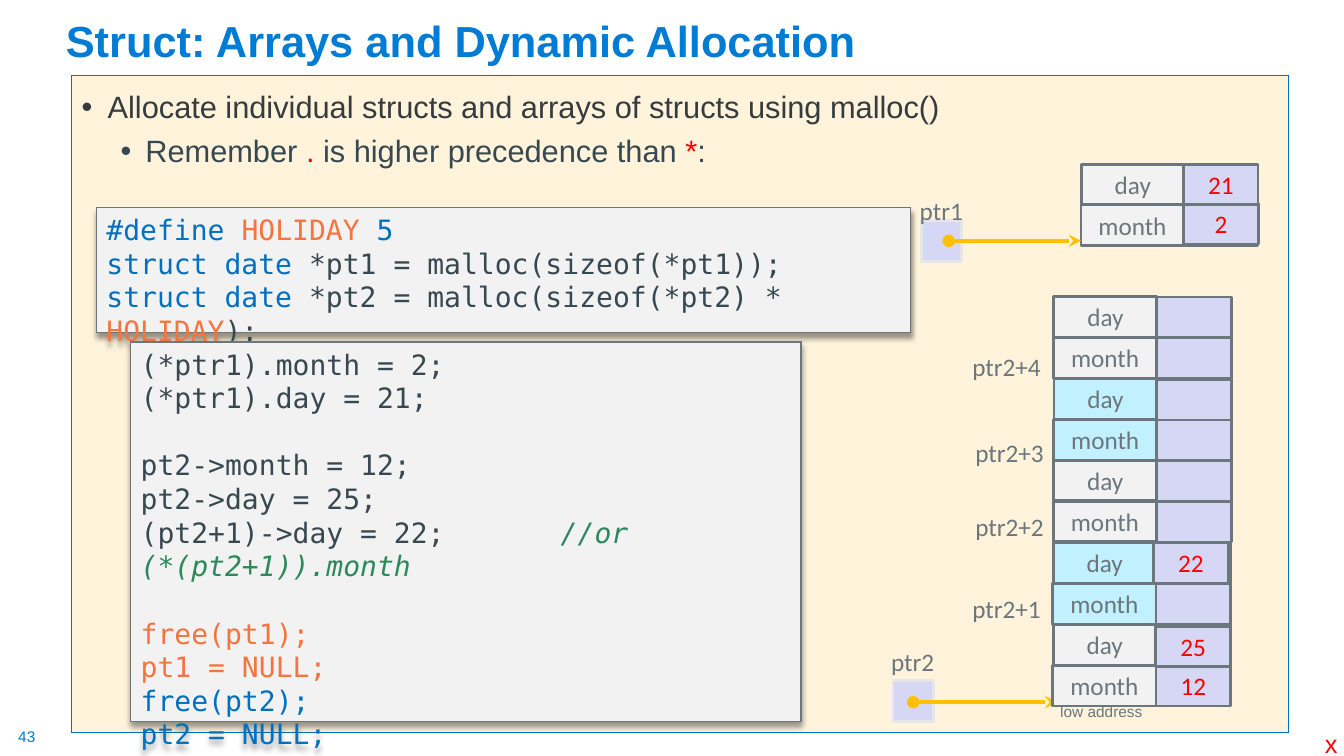
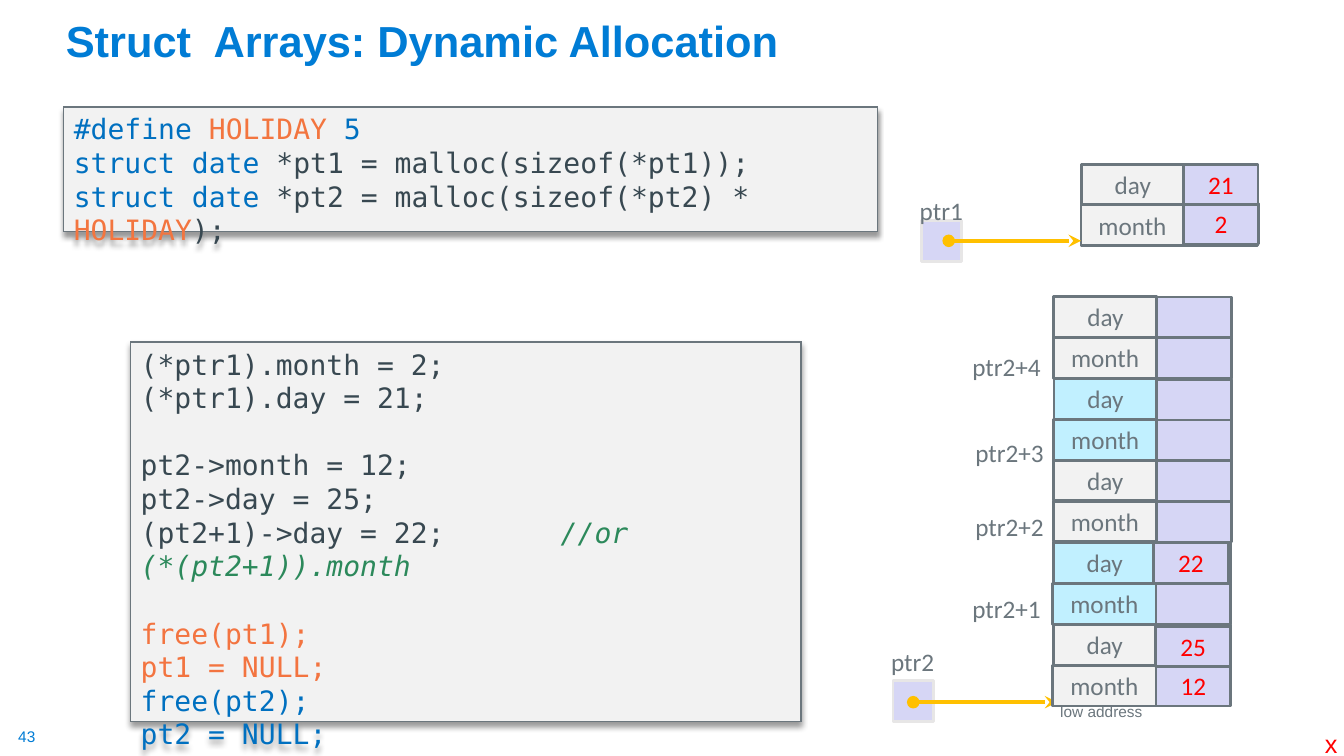
Before and after one commit to cse30-sp24/Muller-Slides, a slide deck: slide 43 of Lecture-8.pptx. Drawn at 1344x756 pixels with LibreOffice and Linux fonts; fonts in the diff are those of the drawing. Boxes give left, top, right and bottom in pixels: in the first picture for what was removed or moved away, otherwise in the second. Text is boxed around its words. In the diff, an @@ line names an element or a change of style, - is before the commit and + after.

```diff
--- a/Lecture-8.pptx
+++ b/Lecture-8.pptx
@@ title at (66,25,779,65): text changed @@
-Struct: Arrays and Dynamic Allocation
+Struct Arrays: Dynamic Allocation
@@ text removed at (72,76,1289,733) @@
-• Allocate individual structs and arrays of structs using malloc()
-  • Remember . is higher precedence than *:
@@ rectangle "#define HOLIDAY 5": place and size @@
-rectangle "#define HOLIDAY 5" at (97,208,911,333)
+rectangle "#define HOLIDAY 5" at (64,107,878,232)
```
Also in this commit, not shown: 17 other slides changed, 1 other file.
